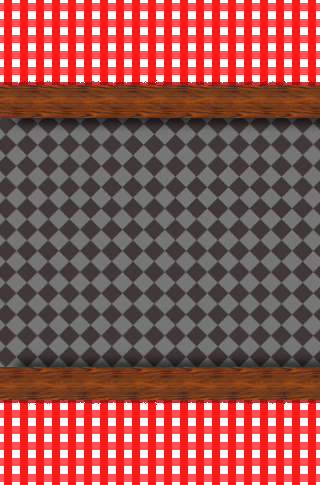
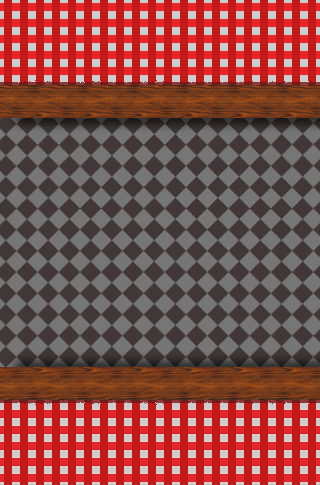
Two versions of the same layered image (320 x 485). Layer-by-layer changes:
painted on "Table" over left=0, top=0, right=320, bottom=485
